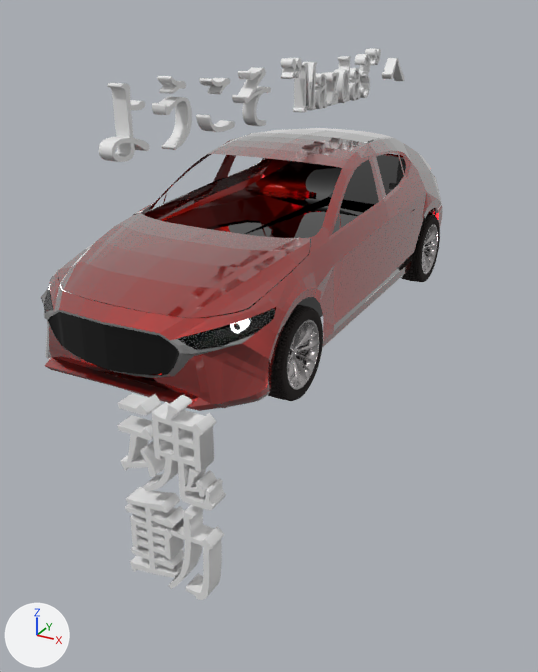
Renders of the glTF model models/mazda3.glb from each side of a commit.
Before and after are seen from a camera (50 mm lens) standing at (2.67, -10.79, 3.94) and looking at (-2.66, -1.1, -0.91). Arrows for +X, +Y and +Z are at lower left; the lights stay in place. Where no turn or scale is listed for an object, it has been applied to the vertices.

In view in the first picture: 'Car body', 'Car grill 1', 'Car grill 2', 'Car hood', 'Car light cover', 'Car tire front', 'Car tire rear', 'Cube', 'KODOU', 'Welcome'.
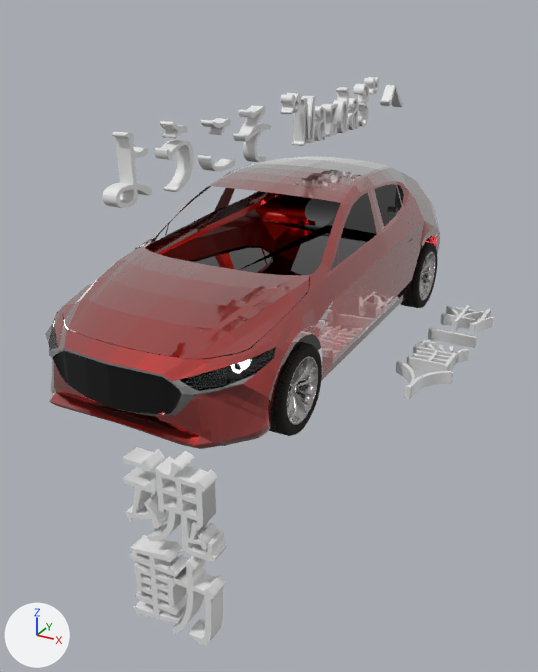
Changed parts and their boxes [x1, y1, x2, y2] in the pictures (538 x 672 px):
```json
{"object": "Car body", "change": "moved", "before": [41, 128, 442, 411], "after": [46, 157, 440, 449]}
{"object": "Car hood", "change": "moved", "before": [58, 213, 310, 318], "after": [63, 246, 310, 359]}
{"object": "KODOU", "change": "moved", "before": [117, 393, 226, 600], "after": [122, 447, 227, 645]}
{"object": "Cube", "change": "moved", "before": [71, 155, 415, 347], "after": [76, 184, 413, 390]}
{"object": "Welcome", "change": "moved", "before": [98, 48, 404, 162], "after": [103, 77, 403, 208]}
{"object": "Car grill 1", "change": "moved", "before": [48, 312, 197, 397], "after": [53, 351, 199, 436]}
{"object": "Car tire front", "change": "moved", "before": [268, 304, 323, 401], "after": [266, 341, 322, 436]}
{"object": "JINBA ITTAI", "change": "moved", "after": [396, 305, 494, 399], "on screen": "not visible before"}
{"object": "Car light cover", "change": "moved", "before": [44, 273, 276, 350], "after": [48, 310, 276, 391]}
{"object": "Car tire rear", "change": "moved", "before": [401, 214, 440, 282], "after": [400, 242, 438, 308]}
{"object": "Car grill 2", "change": "moved", "before": [42, 290, 253, 378], "after": [46, 325, 254, 417]}
```

Scene script edits in JSON lines:
```json
{"op": "set", "path": "ob_car_hood.location", "old": "(-3.1, 0.0, 0.0)", "new": "(-3.1, 0.0, -0.54)"}
{"op": "set", "path": "ob_car_tire_front.location", "old": "(-3.1, 0.0, 0.0)", "new": "(-3.1, 0.0, -0.54)"}
{"op": "set", "path": "ob_car_tire_rear.location", "old": "(-3.1, 0.0, 0.0)", "new": "(-3.1, 0.0, -0.54)"}
{"op": "set", "path": "ob_cube.location", "old": "(-3.1, 0.0, 0.0)", "new": "(-3.1, 0.0, -0.54)"}
{"op": "set", "path": "ob_car_grill_1.location", "old": "(-3.1, 0.0, 0.0)", "new": "(-3.1, 0.0, -0.54)"}
{"op": "set", "path": "ob_car_body.location", "old": "(-3.1, 0.0, 0.0)", "new": "(-3.1, 0.0, -0.54)"}
{"op": "set", "path": "ob_car_grill_2.location", "old": "(-3.1, 0.0, 0.0)", "new": "(-3.1, 0.0, -0.54)"}
{"op": "set", "path": "ob_car_light_cover.location", "old": "(-3.1, 0.0, 0.0)", "new": "(-3.1, 0.0, -0.54)"}
{"op": "set", "path": "ob_car_light.location", "old": "(-3.1, 0.0, 0.0)", "new": "(-3.1, 0.0, -0.54)"}
{"op": "set", "path": "ob_welcome.location", "old": "(-3.1, 0.0, 0.0)", "new": "(-3.1, 0.0, -0.54)"}
{"op": "set", "path": "ob_kodou.location", "old": "(-3.1, -6.47, 0.0)", "new": "(-3.1, -6.47, -0.54)"}
{"op": "set", "path": "ob_jinba_ittai.location", "old": "(-3.1, 0.0, -0.96)", "new": "(2.32, 0.0, -1.5)"}
```
